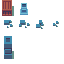
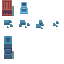
Two versions of the same layered image (64px x 64px). Layer-by-layer changes:
painted on "Torch" over <box>20,2,28,15</box>
painted on "Pillar" over <box>20,2,28,15</box>
painted on "Rocks" over <box>20,2,28,15</box>
